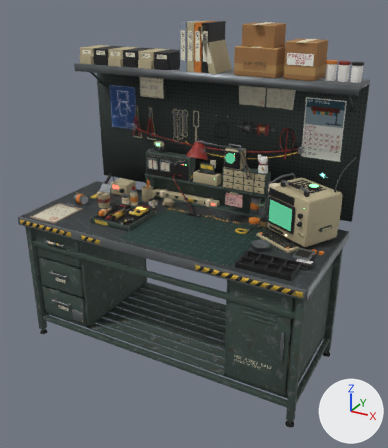
Two versions of the Blender file ArtSource/RepairBenchV2/RepairBenchV2.blend, one commit apart.
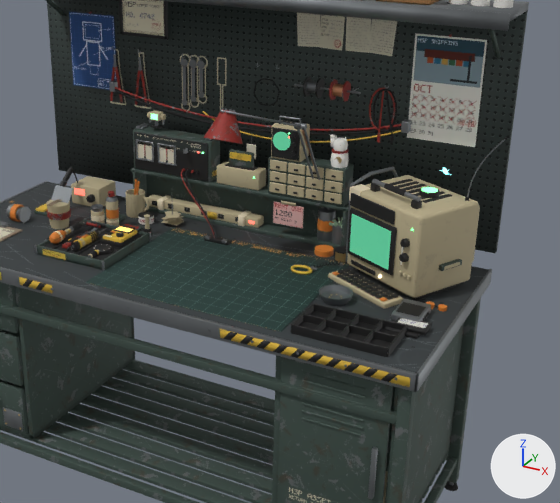
Each version appears first whole from a 50 mm camera at (1.57, -2.11, 2.25) aimed at (0.09, 0.57, 0.91), and next in a close-up on the part from 18% to 100% of the width and 17% to 81% of the height. The lights are fixed; the arrows at lower right show +X, +Y and +Z. The first two pictures are the older version.

The older version as bpy lines, for what is in view:
```python
ob_bv2_fixture = bpy.data.objects.new('BV2_Fixture', me_bv2_fixture)
ob_bv2_fixture.parent = ob_repairbenchv2
ob_bv2_fixture.location = (-0.275, 0.907, 1.062)
ob_bv2_lamp = bpy.data.objects.new('BV2_Lamp', me_bv2_lamp)
ob_bv2_lamp.parent = ob_repairbenchv2
ob_bv2_lamp.location = (0.36, 0.935, 0.9)
ob_bv2_lamp_armlower = bpy.data.objects.new('BV2_Lamp_ArmLower', me_bv2_lamp_armlower)
ob_bv2_lamp_armlower.parent = ob_bv2_lamp
ob_bv2_lamp_armlower.location = (0.36, 0.935, 0.97)
ob_bv2_lamp_armupper = bpy.data.objects.new('BV2_Lamp_ArmUpper', me_bv2_lamp_armupper)
ob_bv2_lamp_armupper.parent = ob_bv2_lamp
ob_bv2_lamp_armupper.location = (0.3, 0.78, 1.36)
ob_bv2_lamp_bulb = bpy.data.objects.new('BV2_Lamp_Bulb', me_bv2_lamp_bulb)
ob_bv2_lamp_bulb.parent = ob_bv2_lamp_head
ob_bv2_lamp_bulb.location = (0.12, 0.56, 1.36)
ob_bv2_lamp_head = bpy.data.objects.new('BV2_Lamp_Head', me_bv2_lamp_head)
ob_bv2_lamp_head.parent = ob_bv2_lamp
ob_bv2_lamp_head.location = (0.12, 0.56, 1.4)
# also in view: 'BV2_PartsTray' at (0.7, 0.28, 0.91); 'BV2_Top' at (0.0, 0.55, 0.88); 'BV2_Walkman' at (0.85, 0.5, 0.92); 'BV2_CableTrunk' at (-0.01, 0.99, 1.26); 'BV2_Drawer_2' at (-0.7, 0.51, 0.5)
```
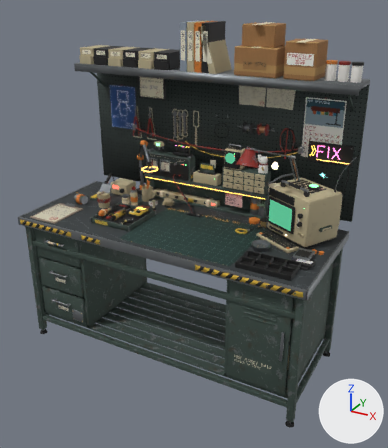
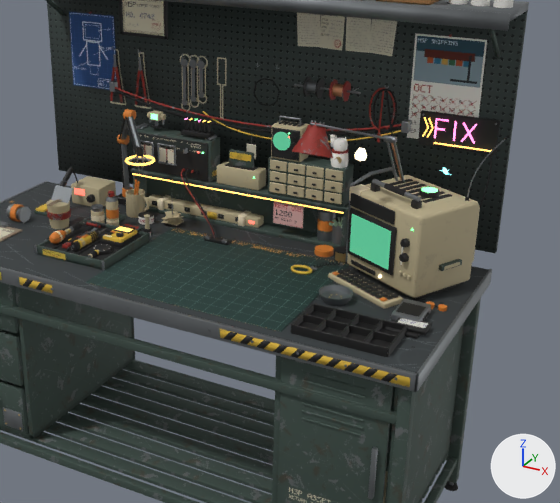
The change, as a list of edits to the scene's bpy script:
```text
Change ob_bv2_lamp:
    ob_bv2_lamp.location: (0.36, 0.935, 0.9) -> (0.52, 0.935, 0.9)
Change ob_bv2_lamp_armlower:
    ob_bv2_lamp_armlower.location: (0.36, 0.935, 0.97) -> (0.52, 0.935, 0.97)
Change ob_bv2_lamp_armupper:
    ob_bv2_lamp_armupper.location: (0.3, 0.78, 1.36) -> (0.46, 0.78, 1.36)
Change ob_bv2_lamp_head:
    ob_bv2_lamp_head.location: (0.12, 0.56, 1.4) -> (0.28, 0.56, 1.4)
Change ob_bv2_lamp_bulb:
    ob_bv2_lamp_bulb.location: (0.12, 0.56, 1.36) -> (0.28, 0.56, 1.36)
Add ob_bv2_datashards:
    ob_bv2_datashards = bpy.data.objects.new('BV2_DataShards', me_bv2_datashards)  # 168 vertices, 182 faces; spans x -0.06..0.06, y -0.025..0.025, z 0.0..0.056; in mat_m_bv2_foam (picture img_t_bv2_foam), mat_m_bv2_darkplastic (picture img_t_bv2_rubber)
    ob_bv2_datashards.parent = ob_repairbenchv2
    ob_bv2_datashards.location = (-0.175, 0.9, 1.23)
Add ob_bv2_helperarm_ring:
    ob_bv2_helperarm_ring = bpy.data.objects.new('BV2_HelperArm_Ring', me_bv2_helperarm_ring)  # 126 vertices, 122 faces; spans x -0.055..0.0549, y -0.055..0.055, z -0.0043..0.0043; in mat_m_bv2_neonamber (orange #ffcb6c, glowing orange #ffc461)
    ob_bv2_helperarm_ring.parent = ob_repairbenchv2
    ob_bv2_helperarm_ring.location = (-0.265, 0.64, 1.19)
Add ob_bv2_helperarm:
    ob_bv2_helperarm = bpy.data.objects.new('BV2_HelperArm', me_bv2_helperarm)  # 270 vertices, 184 faces; spans x -0.04..0.291, y -0.305..0.035, z -0.03..0.404; in mat_m_bv2_steelbare (picture img_t_bv2_steelbare), mat_m_bv2_darkplastic (picture img_t_bv2_rubber), mat_m_bv2_orange (picture img_t_bv2_orange), mat_m_bv2_rubber (picture img_t_bv2_rubber)
    ob_bv2_helperarm.parent = ob_repairbenchv2
    ob_bv2_helperarm.location = (-0.505, 0.9, 0.93)
Add ob_bv2_neonsign:
    ob_bv2_neonsign = bpy.data.objects.new('BV2_NeonSign', me_bv2_neonsign)  # 235 vertices, 190 faces; spans x -0.135..0.135, y -0.053..0.006, z -0.396..0.06; in mat_m_bv2_darkplastic (picture img_t_bv2_rubber), mat_m_bv2_steelbare (picture img_t_bv2_steelbare), mat_m_bv2_neonpink (pink #ff89cb, glowing pink #ff81c4), mat_m_bv2_neonamber (orange #ffcb6c, glowing orange #ffc461), mat_m_bv2_rubber (picture img_t_bv2_rubber)
    ob_bv2_neonsign.parent = ob_repairbenchv2
    ob_bv2_neonsign.location = (0.78, 1.012, 1.345)
Add ob_bv2_ledstrip:
    ob_bv2_ledstrip = bpy.data.objects.new('BV2_LedStrip', me_bv2_ledstrip)  # 32 vertices, 32 faces; spans x -0.445..0.445, y -0.004..0.005, z -0.006..0.006; in mat_m_bv2_darkplastic (picture img_t_bv2_rubber), mat_m_bv2_neonamber (orange #ffcb6c, glowing orange #ffc461)
    ob_bv2_ledstrip.parent = ob_repairbenchv2
    ob_bv2_ledstrip.location = (0.0, 0.855, 1.046)
```

Pixel boxes [x1, y1, x2, y2] of what changed, in the close-ups (560 x 503 px):
'BV2_NeonSign', added: after [418, 110, 501, 208]
'BV2_Lamp_Head', moved: before [204, 108, 243, 144]; after [292, 120, 333, 158]
'BV2_HelperArm', added: after [116, 109, 150, 205]
'BV2_LedStrip', added: after [132, 172, 344, 214]
'BV2_Lamp_ArmLower', moved: before [294, 122, 330, 210]; after [383, 135, 405, 181]
'BV2_Lamp_ArmUpper', moved: before [220, 110, 301, 127]; after [310, 123, 391, 140]
'BV2_DataShards', added: after [181, 119, 214, 139]
'BV2_HelperArm_Ring', added: after [125, 155, 155, 166]
'BV2_Lamp_Bulb', moved (not visible before): after [354, 148, 367, 161]
